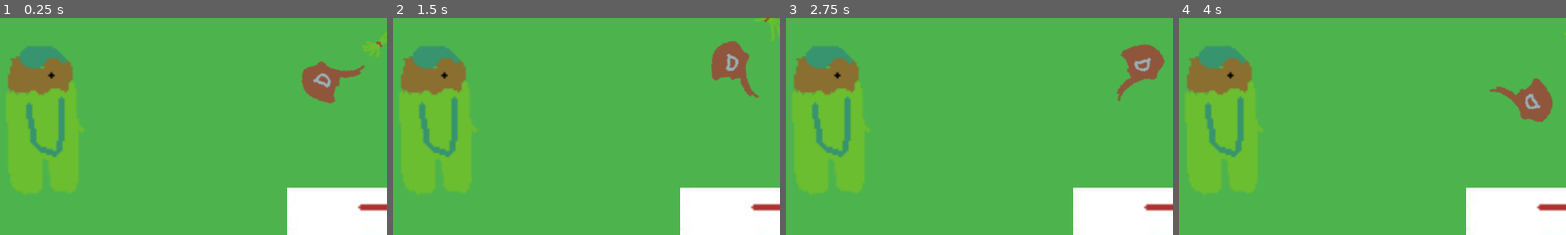
Above: before the commit, frames 1-4 (left to right).
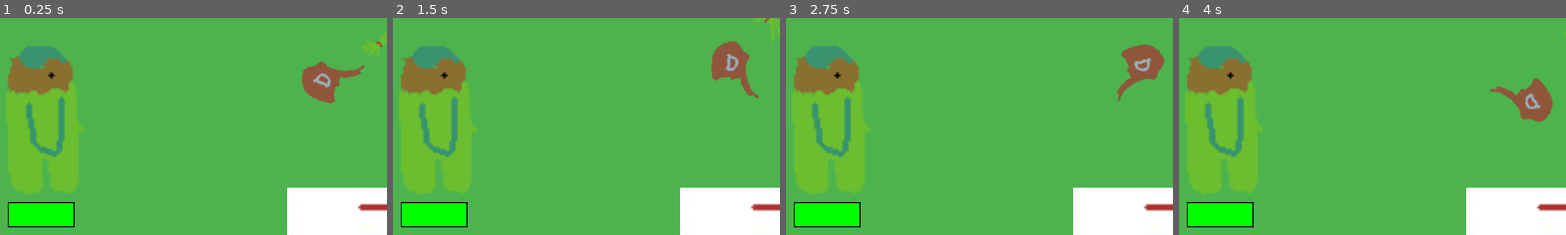
Above: after the commit, the same moments.

Repository: twiederk/Dinojagd
Game: Godot game, scene res://scenes/main/Main.tscn
Two runs of this game, one before a commit and one after it. Both use one fixed random seed, a clock stepped at 60 frames per second and the inputs below.
Inputs:
- Up to frame 1 (0.25 s): no input
- Up to frame 2 (1.5 s): tap Space (ui_select) at 0.77 s
- Up to frame 3 (2.75 s): tap Space (ui_select) at 1.52 s
- Up to frame 4 (4 s): tap Space (ui_select) at 3.02, 3.77 s
The pictures show only the part of the screen within x 42-92%, y 29-79%; the shares and areas given below are measured in that part.

The runs differ from the first frame. In frame 1, 2.0% of the frame differs, in the area x 2-20%, y 84-97%; in frame 2, 2.0%; in frame 3, 2.0%; in frame 4, 2.0%.

Commit message:
Added health bar to player

Diff:
--- a/sourcecode/scenes/player/Player.tscn
+++ b/sourcecode/scenes/player/Player.tscn
@@ -1,6 +1,7 @@
 [gd_scene format=3 uid="uid://player"]
 
 [ext_resource type="Texture2D" uid="uid://qd7gns3gulhg" path="res://assets/Spieler.png" id="2_gfjak"]
+[ext_resource type="PackedScene" path="res://scenes/ui/HealthBar.tscn" id="3_4kuee"]
 [ext_resource type="Script" uid="uid://bhq7xviagjy4k" path="res://scripts/player.gd" id="PlayerScript"]
 
 [sub_resource type="CapsuleShape2D" id="PlayerCollision"]
@@ -34,3 +35,9 @@
 
 [node name="Camera2D" type="Camera2D" parent="." unique_id=1020202834]
 zoom = Vector2(1.5, 1.5)
+
+[node name="HealthBar" parent="." unique_id=432356171 instance=ExtResource("3_4kuee")]
+offset_left = -54.0
+offset_top = 95.0
+offset_right = 12.0
+offset_bottom = 120.0
--- /dev/null
+++ b/sourcecode/scenes/ui/HealthBar.tscn
@@ -0,0 +1,10 @@
+[gd_scene format=3 uid="uid://cx8sse2fc02r1"]
+
+[ext_resource type="Theme" uid="uid://20cyfv7fbb8u" path="res://scenes/ui/HealthBarTheme.tres" id="1"]
+
+[node name="HealthBar" type="ProgressBar" unique_id=1656506452]
+offset_right = 66.0
+offset_bottom = 15.0
+theme = ExtResource("1")
+value = 50.0
+show_percentage = false
--- /dev/null
+++ b/sourcecode/scenes/ui/HealthBarTheme.tres
@@ -0,0 +1,21 @@
+[gd_resource type="Theme" format=3 uid="uid://20cyfv7fbb8u"]
+
+[sub_resource type="StyleBoxFlat" id="StyleBoxFlat_nin3l"]
+bg_color = Color(1, 0, 0, 1)
+border_width_left = 1
+border_width_top = 1
+border_width_right = 1
+border_width_bottom = 1
+border_color = Color(0, 0, 0, 1)
+
+[sub_resource type="StyleBoxFlat" id="StyleBoxFlat_qmx5r"]
+bg_color = Color(0, 1, 0, 1)
+border_width_left = 1
+border_width_top = 1
+border_width_right = 1
+border_width_bottom = 1
+border_color = Color(0.8, 0.8, 0.8, 0)
+
+[resource]
+ProgressBar/styles/background = SubResource("StyleBoxFlat_nin3l")
+ProgressBar/styles/fill = SubResource("StyleBoxFlat_qmx5r")
--- a/sourcecode/scripts/player.gd
+++ b/sourcecode/scripts/player.gd
@@ -18,6 +18,7 @@
 @onready var sprite = $AnimatedSprite2D
 @onready var detection_area = $DetectionArea
 @onready var camera = $Camera2D
+@onready var health_bar = $HealthBar
 
 # Signals
 signal item_collected(item_type: int, count: int)
@@ -43,6 +44,9 @@
 	# Verbinde DetectionArea mit Auto-Sammeln
 	if detection_area:
 		detection_area.area_entered.connect(_on_item_entered)
+
+	health_bar.max_value = max_hp
+	health_bar.value = hp
 
 func _physics_process(delta: float) -> void:
 	# Update Cooldowns
@@ -100,6 +104,7 @@
 
 func take_damage(amount: int) -> void:
 	"""Player nimmt Schaden."""
+	health_bar.value = hp
 	if not is_alive or damage_cooldown > 0:
 		return
 
@@ -125,6 +130,10 @@
 	# Optional: Später GameOver-Szene oder Respawn
 	# Für jetzt: einfach erstarren
 	velocity = Vector2.ZERO
+	position = Vector2.ZERO
+	hp = 100
+	health_bar.value = hp
+
 
 func _collect_nearby_items() -> void:
 	"""Deprecated - Items sammeln automatisch per Berührung."""
